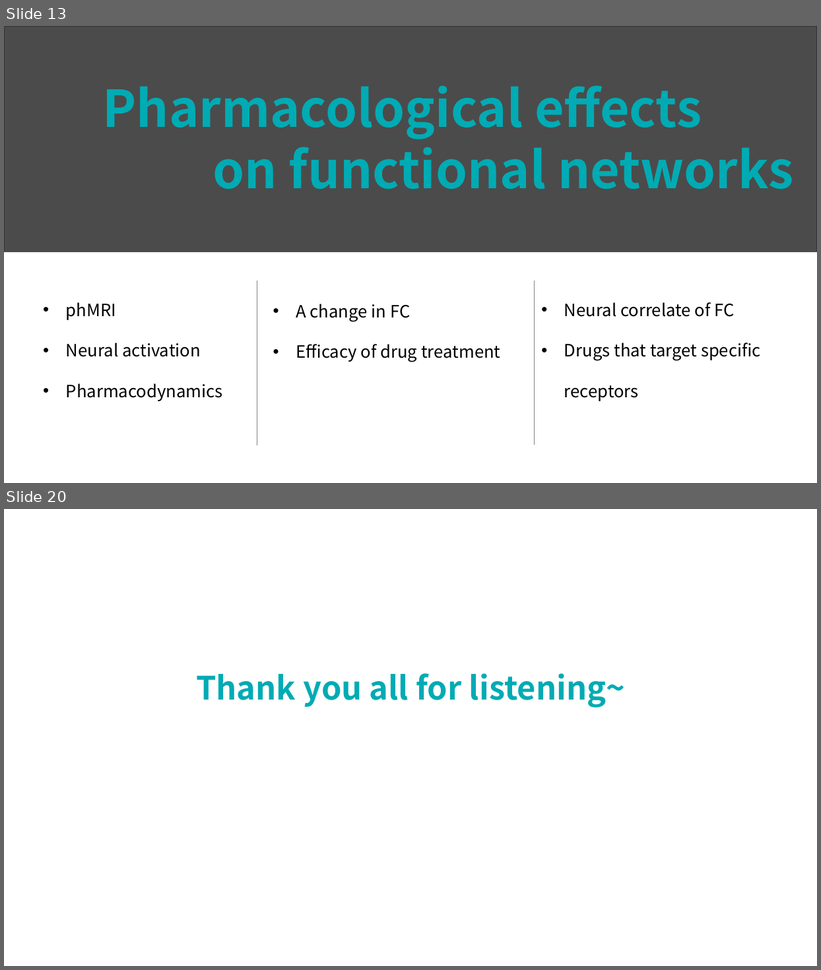
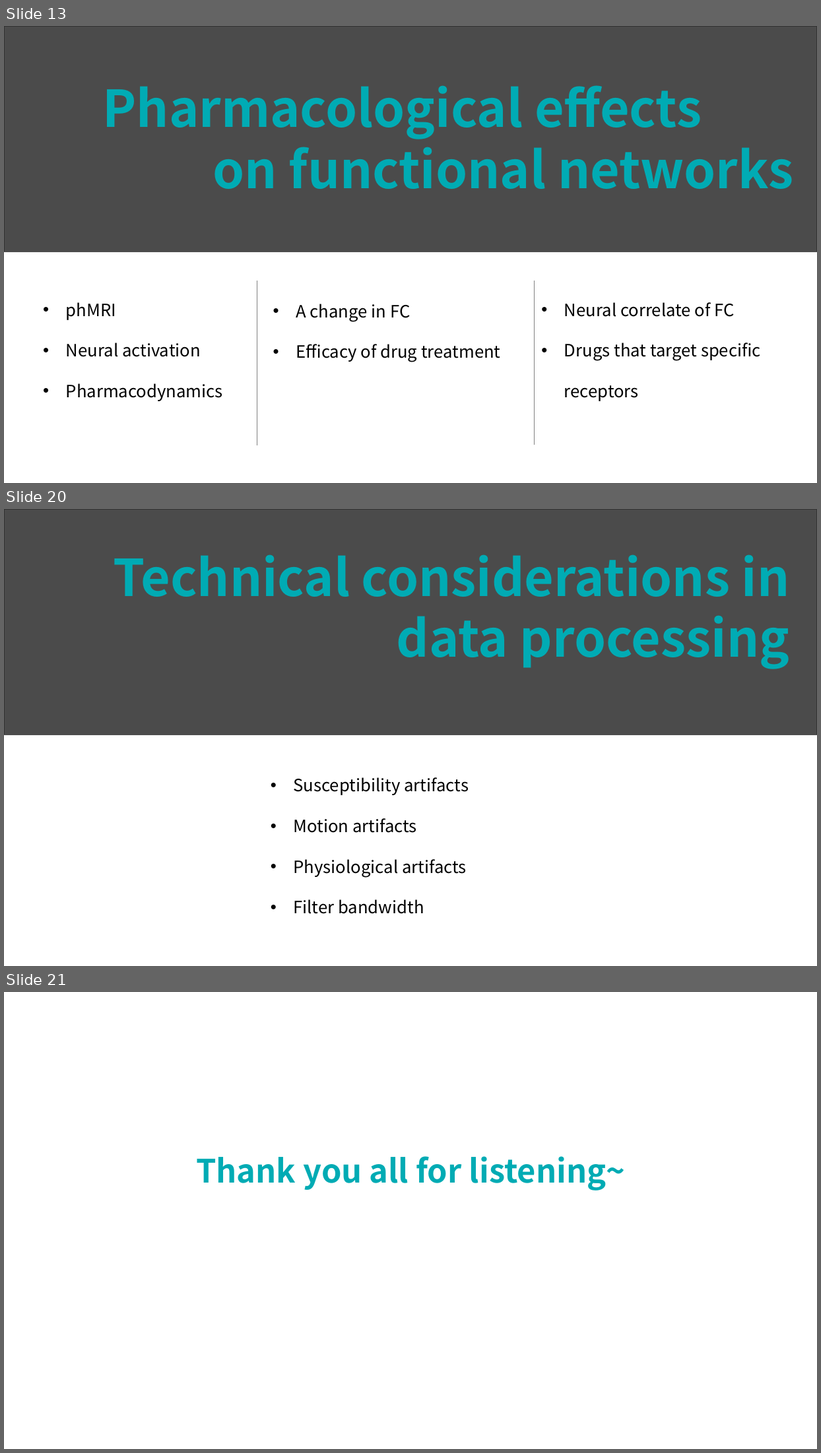
Before and after one commit to lsyoath/sheepy, a slide deck: Papers/啮齿类功能网络及扰动.pptx. Shown one above the other, each under a label of ours: slides 13 and 20 before the commit, slides 13, 20 and 21 after it; the slides between them are not shown. The pictures are 821x970 and 821x1453 pixels, drawn with LibreOffice and Linux fonts; fonts in the diff are those of the drawing; grey boxes stand for pictures. Boxes give left, top, right and bottom in pixels: in the first picture for what was removed or moved away, otherwise in the second. Text is boxed around its words. In the diff, an @@ line names an element or a change of style, - is before the commit and + after.

```diff
--- a/Papers/啮齿类功能网络及扰动.pptx
+++ b/Papers/啮齿类功能网络及扰动.pptx
@@ slide 20 added at (4, 509, 817, 966), background #FFFFFF @@
@@ picture added at (4, 509, 817, 735) @@
@@ rectangle added at (4, 509, 817, 735), fill #000000 at 64% opacity @@
@@ text added at (114, 555, 790, 669), 60 pt, text #00ABB4, bold @@
+Technical considerations in data processing
@@ text added at (293, 778, 469, 914), 20 pt, text #000000 @@
+  • Susceptibility artifacts
+  • Motion artifacts
+  • Physiological artifacts
+  • Filter bandwidth
@@ what was slide 20 is now slide 21 @@
```
Also in this commit, not shown: 3 slides changed, 5 other slides added, 5 slides removed.
